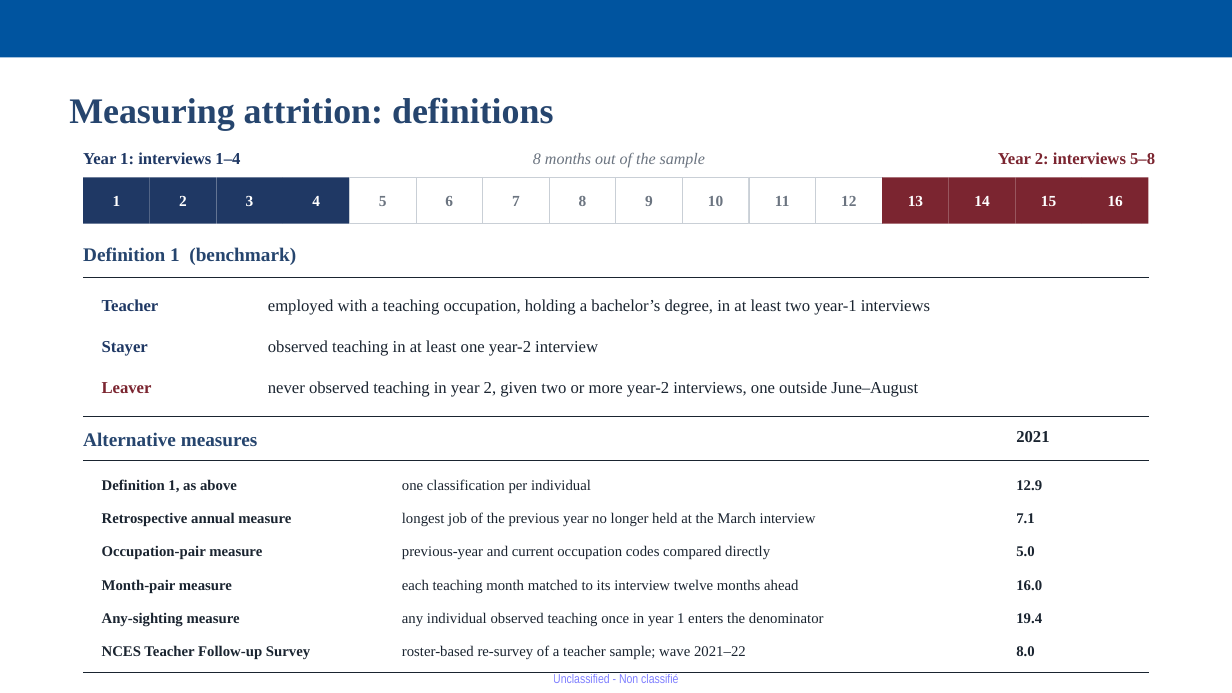
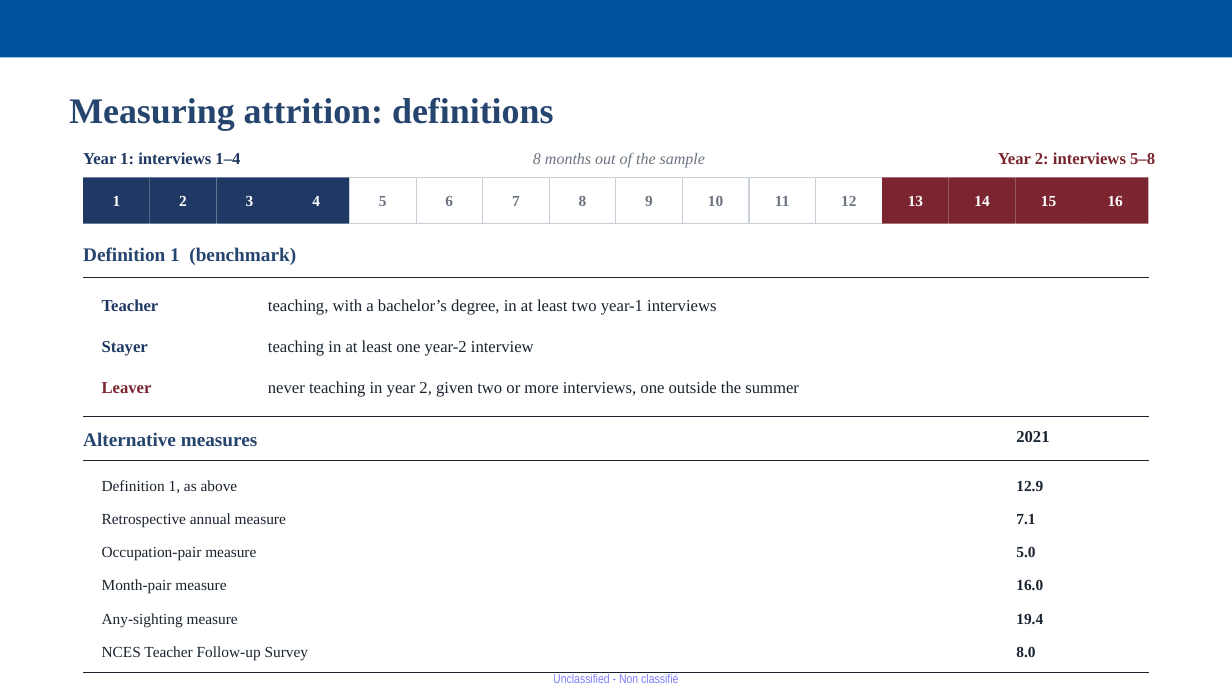
Before and after one commit to jedr1-ship-it/Alternative-Pathways----Quant, a slide deck: slide 9 of report/Proyect_US_v4.pptx. Drawn at 1232x693 pixels with LibreOffice and Linux fonts; fonts in the diff are those of the drawing. Boxes give left, top, right and bottom in pixels: in the first picture for what was removed or moved away, otherwise in the second. Text is boxed around its words. In the diff, an @@ line names an element or a change of style, - is before the commit and + after.

```diff
--- a/report/Proyect_US_v4.pptx
+++ b/report/Proyect_US_v4.pptx
@@ text at bbox=[268, 299, 716, 315]: text changed @@
-employed with a teaching occupation, holding a bachelor’s degree, in at least two year-1 interviews
+teaching, with a bachelor’s degree, in at least two year-1 interviews
@@ text at bbox=[268, 340, 534, 356]: text changed @@
-observed teaching in at least one year-2 interview
+teaching in at least one year-2 interview
@@ text at bbox=[268, 381, 799, 396]: text changed @@
-never observed teaching in year 2, given two or more year-2 interviews, one outside June–August
+never teaching in year 2, given two or more interviews, one outside the summer
@@ text removed at bbox=[402, 479, 591, 493] @@
-one classification per individual
@@ text "12.9" at bbox=[1016, 481, 1043, 491]: size 11.5 to 12 pt; line spacing 17.2pt to 18pt @@
@@ text removed at bbox=[402, 512, 816, 526] @@
-longest job of the previous year no longer held at the March interview
@@ text at bbox=[102, 547, 256, 561]: text changed; size 11.5 to 12 pt; bold off @@
-Month-pair measure
+Occupation-pair measure
@@ text removed at bbox=[402, 545, 770, 559] @@
-previous-year and current occupation codes compared directly
@@ text at bbox=[102, 579, 226, 594]: text changed; size 11.5 to 12 pt; bold off @@
-Occupation-pair measure
+Month-pair measure
@@ text removed at bbox=[402, 579, 798, 593] @@
-each teaching month matched to its interview twelve months ahead
@@ text removed at bbox=[402, 612, 824, 626] @@
-any individual observed teaching once in year 1 enters the denominator
@@ size 11.5 to 12 pt, bold off; line spacing 17.2pt to 18pt in 4 elements at bbox=[102, 480, 238, 493], bbox=[102, 513, 286, 528], bbox=[102, 613, 238, 628], bbox=[102, 646, 309, 661] @@
@@ text removed at bbox=[402, 645, 746, 659] @@
-roster-based re-survey of a teacher sample; wave 2021–22
```
Also in this commit, not shown: 4 other slides changed, 1 slide added, 1 slide removed, 1 other file.
